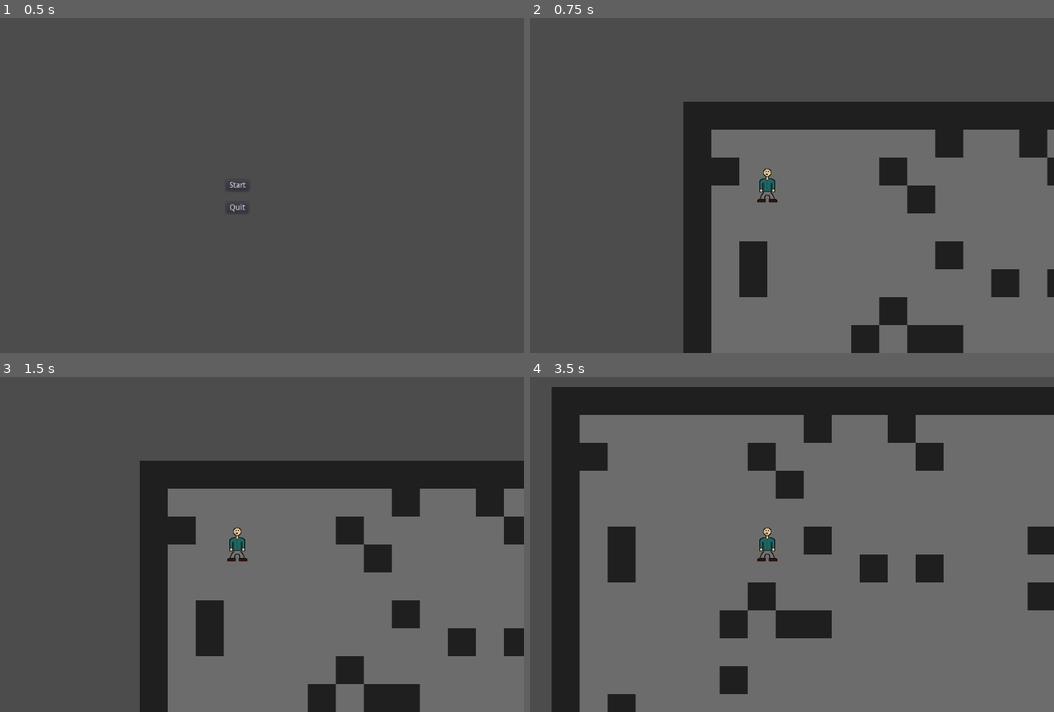
Above: before the commit, frames 1-4 (two rows, left to right).
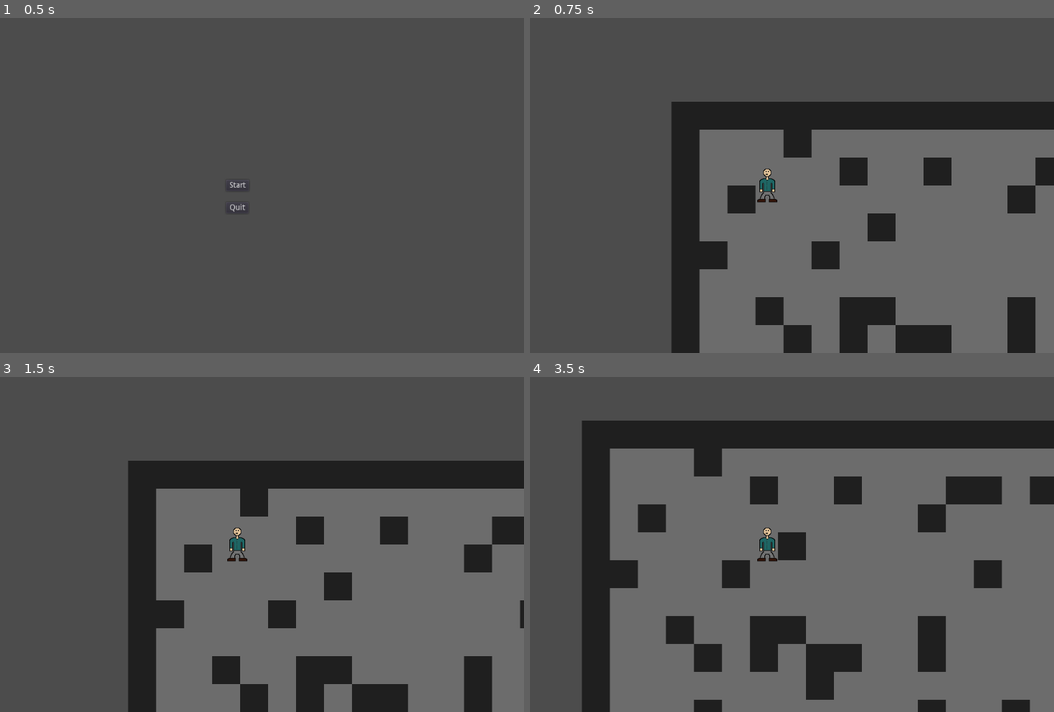
Above: after the commit, the same moments.

Repository: jamesaorson/into-the-crypt
Game: Godot game, scene res://ui/main_menu/main_menu.tscn
The game is run twice, just before and just after one commit, with the same random seed, the same clock (stepped at 60 frames per second) and the same inputs.
Inputs:
- Up to frame 1 (0.5 s): no input
- Up to frame 2 (0.75 s): click "Start" at 0.5 s
- Up to frame 3 (1.5 s): tap Enter (ui_accept) at 1.25 s; hold D (player_move_right) from 1.28 s (still down); tap Shift (sprint) at 1.35 s
- Up to frame 4 (3.5 s): tap Enter (ui_accept) at 1.52, 2.27 s; release D (player_move_right) at 2.03 s; hold S (player_move_down) 2.03-2.78 s; tap Shift (sprint) at 2.1, 2.85 s; hold D (player_move_right) from 2.78 s (still down)

Frame 1 is identical in both runs. In frame 2, 14% of the frame differs, in the area x 26-100%, y 25-100%; in frame 3, 14%; in frame 4, 40%, in the area x 4-100%, y 2-100%.

Commit message:
Rename and move room to be crypt_generator

Diff:
--- a/crypt/crypt.gd
+++ b/crypt/crypt.gd
@@ -1,25 +1,24 @@
 extends Node
 
-onready var roomScene = load("res://crypt/room/room.tscn")
+onready var cryptGenerator = load("res://crypt/crypt_generator/crypt_generator.tscn")
 
 func _ready():
 	set_process(true)
-	create_room()
+	create_crypt()
 
 func _process(delta):
 	if Input.is_action_pressed("pause"):
 		quit_game()
 
-func create_room():
-	var room = null
-	var roomNodes = get_tree().get_nodes_in_group("room")
-	if len(roomNodes) != 0:
-		room = roomNodes[0]
+func create_crypt():
+	var cryptGeneratorNode = null
+	var cryptGeneratorNodes = get_tree().get_nodes_in_group("crypt_generator")
+	if len(cryptGeneratorNodes) != 0:
+		cryptGeneratorNode = cryptGeneratorNodes[0]
 	else:
-		print("Creating room...")
-		room = roomScene.instance()
-		get_tree().root.add_child(room)
-	room.generate_room()
+		cryptGeneratorNode = cryptGenerator.instance()
+		get_tree().root.add_child(cryptGeneratorNode)
+	cryptGeneratorNode.generate_crypt()
 
 func quit_game():
 	get_tree().quit()
--- a/crypt/room/room.gd
+++ b/crypt/crypt_generator/crypt_generator.gd
@@ -5,37 +5,37 @@
 const FLOOR_TILE = 0
 const WALL_TILE = 1
 
-const ROOM_HEIGHT = 18
-const ROOM_WIDTH = 32
+const CRYPT_HEIGHT = 18
+const CRYPT_WIDTH = 32
 
 const PLAYER_START_POSITION = Vector2(3, 3)
 const PLAYER_HEIGHT = 3
 const PLAYER_WIDTH = 2
 
 var playerStartPosition = map_to_world(PLAYER_START_POSITION)
-var room = []
+var crypt = []
 
-func generate_room():
-	print("Room generation...")
+func generate_crypt():
+	print("Generating crypt...")
 	randomize()
-	for y in range(ROOM_HEIGHT):
-		self.room.append([])
-		self.room[y].resize(ROOM_WIDTH)
-		for x in range(ROOM_WIDTH):
+	for y in range(CRYPT_HEIGHT):
+		self.crypt.append([])
+		self.crypt[y].resize(CRYPT_WIDTH)
+		for x in range(CRYPT_WIDTH):
 			if (x >= PLAYER_START_POSITION.x and
 			    x < PLAYER_START_POSITION.x + PLAYER_WIDTH and
 				y >= PLAYER_START_POSITION.y and
 				y < PLAYER_START_POSITION.y + PLAYER_HEIGHT):
-				self.room[y][x] = FLOOR_TILE
-			elif x == 0 or x == ROOM_WIDTH - 1 or y == 0 or y == ROOM_HEIGHT - 1:
-				self.room[y][x] = WALL_TILE
+				self.crypt[y][x] = FLOOR_TILE
+			elif x == 0 or x == CRYPT_WIDTH - 1 or y == 0 or y == CRYPT_HEIGHT - 1:
+				self.crypt[y][x] = WALL_TILE
 			else:
 				var tileChoice = rand_range(1, 10)
 				if tileChoice > 2:
-					self.room[y][x] = FLOOR_TILE
+					self.crypt[y][x] = FLOOR_TILE
 				else:
-					self.room[y][x] = WALL_TILE
-	draw_room()
+					self.crypt[y][x] = WALL_TILE
+	draw_crypt()
 	create_player()
 
 func create_player():
@@ -50,7 +50,7 @@
 	player.position.x = self.playerStartPosition.x
 	player.position.y = self.playerStartPosition.y
 
-func draw_room():
-	for y in range(len(room)):
-		for x in range(len(room[y])):
-			set_cell(x, y, room[y][x])
+func draw_crypt():
+	for y in range(len(self.crypt)):
+		for x in range(len(self.crypt[y])):
+			set_cell(x, y, self.crypt[y][x])
--- /dev/null
+++ b/crypt/crypt_generator/crypt_generator.tscn
@@ -0,0 +1,15 @@
+[gd_scene load_steps=3 format=2]
+
+[ext_resource path="res://crypt/crypt_generator/crypt.tres" type="TileSet" id=1]
+[ext_resource path="res://crypt/crypt_generator/crypt_generator.gd" type="Script" id=2]
+
+[node name="CryptTileMap" type="TileMap" groups=[
+"crypt_generator",
+]]
+z_index = -1
+tile_set = ExtResource( 1 )
+cell_size = Vector2( 50, 50 )
+cell_quadrant_size = 1
+collision_layer = 2
+format = 1
+script = ExtResource( 2 )
--- a/crypt/room/room.tscn
+++ /dev/null
@@ -1,15 +0,0 @@
-[gd_scene load_steps=3 format=2]
-
-[ext_resource path="res://crypt/crypt.tres" type="TileSet" id=1]
-[ext_resource path="res://crypt/room/room.gd" type="Script" id=2]
-
-[node name="RoomTileMap" type="TileMap" groups=[
-"room",
-]]
-z_index = -1
-tile_set = ExtResource( 1 )
-cell_size = Vector2( 50, 50 )
-cell_quadrant_size = 1
-collision_layer = 2
-format = 1
-script = ExtResource( 2 )
--- a/player/player.tres
+++ b/player/player.tres
@@ -1,7 +1,6 @@
 [gd_resource type="SpriteFrames" load_steps=2 format=2]
 
 [ext_resource path="res://assets/player/player.png" type="Texture" id=1]
-
 
 [resource]
 animations = [ {
Renamed: crypt/crypt.tres -> crypt/crypt_generator/crypt.tres
